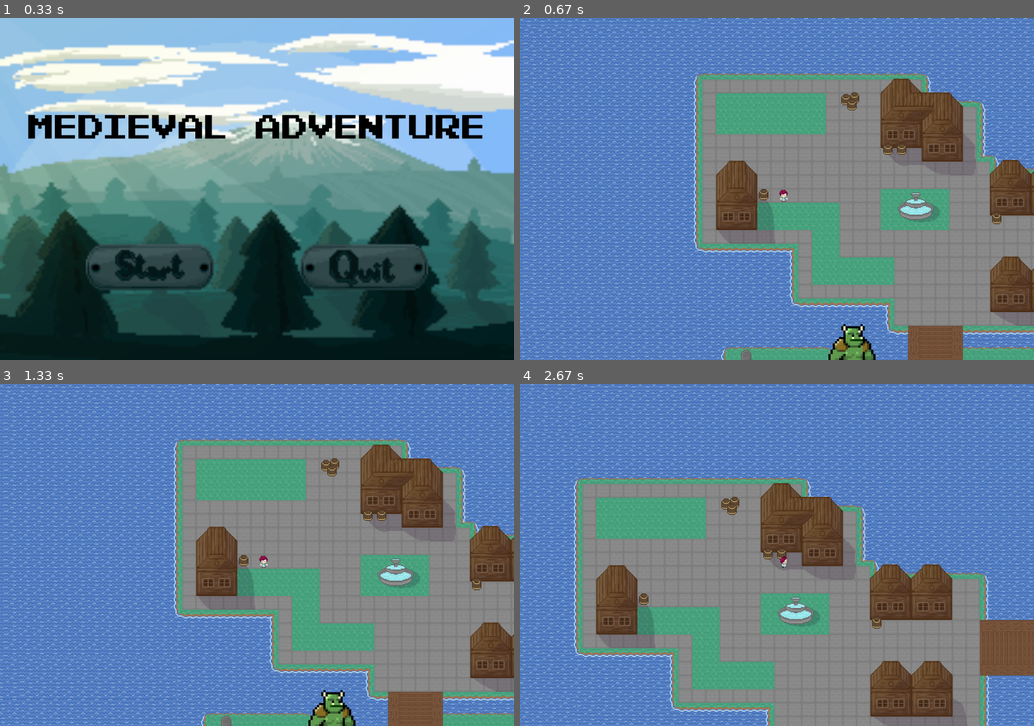
Above: before the commit, frames 1-4 (two rows, left to right).
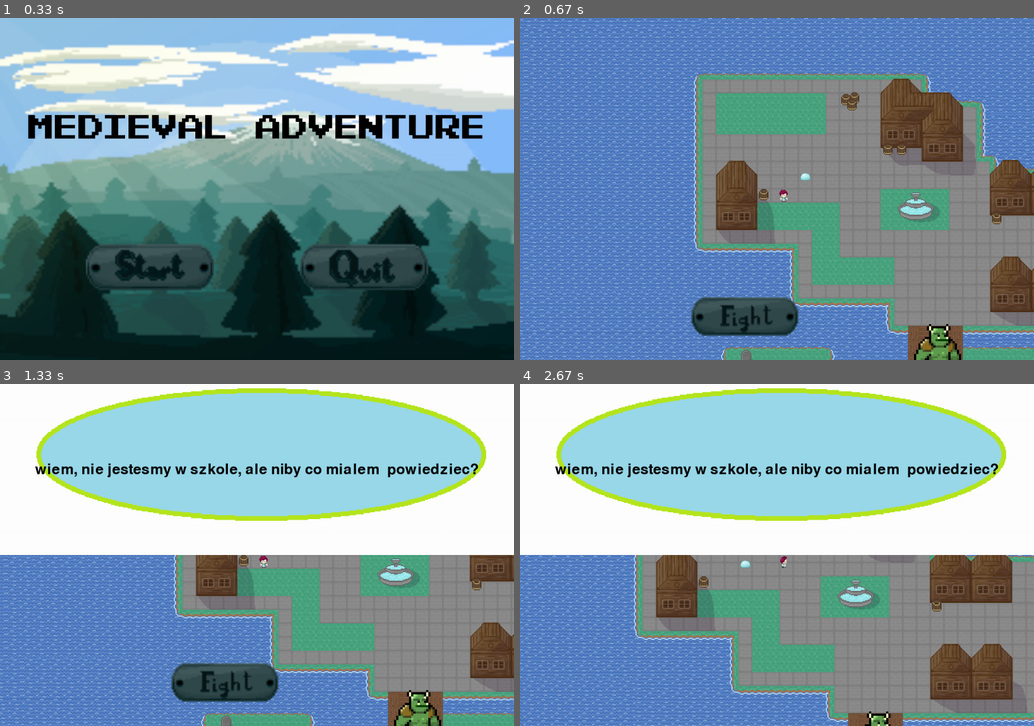
Above: after the commit, the same moments.

Repository: AGH-Narzedzia-Informatyczne-2020-2021/PyGame
Game: pygame game, started from nasza_gra/game.py
Same seed, same stepped clock (60 frames per second), same inputs: the game is played once before the commit and once after it.
Inputs (mouse positions are in pixels of both pictures, inside the frame that each line leads up to):
- Up to frame 1 (0.33 s): no input
- Up to frame 2 (0.67 s): press the mouse at (669, 267) at 0.37 s; move the mouse to (643, 267) at 0.47 s; release the mouse at (617, 271) at 0.6 s
- Up to frame 3 (1.33 s): press the mouse at (236, 688) at 0.7 s; move the mouse to (272, 664) at 0.8 s; release the mouse at (303, 640) at 0.93 s; press the mouse at (236, 688) at 1.03 s; move the mouse to (251, 637) at 1.13 s; release the mouse at (262, 589) at 1.27 s
- Up to frame 4 (2.67 s): hold Right 1.33-1.8 s; hold Up 1.83-2.13 s; hold Right 2.17-2.63 s

Frame 1 is identical in both runs. In frame 2, 3.6% of the frame differs, in the area x 33-86%, y 45-100%; in frame 3, 54%; in frame 4, 81%, in the area x 0-100%, y 0-100%.

Commit message:
dodane dialogi z npc, mocno niepelne

Diff:
--- a/nasza_gra/game.py
+++ b/nasza_gra/game.py
@@ -8,13 +8,13 @@
 
 pygame.init()
 pygame.mixer.init()
-FPS = 30
+FPS = 15
 
 # szerokość i wysokość okna gry
 WINDOW_WIDTH = 1200
 WINDOW_HEIGHT = 800
 
-# robienie sciezek wzglednych
+# robienie sciezek wzglednych i czasami ladowanie
 grafiki = os.path.dirname(__file__)
 muzyka = os.path.dirname(__file__)
 MAINTHEME = os.path.join(muzyka, 'muzyka\intro.mp3')
@@ -31,10 +31,11 @@
 QBUTTON_D = os.path.join(grafiki, 'grafiki\quit_D.png')
 FBUTTON_L = os.path.join(grafiki, 'grafiki\\fight_L.png')
 FBUTTON_D = os.path.join(grafiki, 'grafiki\\fight_D.png')
-mapa_normalna = os.path.join(grafiki, 'grafiki\mapka1.png')
-mapa_krawedzie = os.path.join(grafiki, 'grafiki\mapka1_krawedzie.png')
-m_font = os.path.join(grafiki, 'grafiki\PixelEmulator-xq08.ttf')
+MAPA_NORMALNA = os.path.join(grafiki, 'grafiki\mapka1.png')
+MAPA_KRAWEDZIE = os.path.join(grafiki, 'grafiki\mapka1_krawedzie.png')
+M_FONT = os.path.join(grafiki, 'grafiki\PixelEmulator-xq08.ttf')
 BACKGROUND = pygame.image.load(os.path.join(grafiki, 'grafiki\\backgronud1200x800.png'))
+RAMKA_DIALOGU =  pygame.image.load(os.path.join(grafiki, 'grafiki\\ramka_dialogu.png'))
 
 # OKNO GRY
 SCREEN = pygame.display.set_mode((WINDOW_WIDTH, WINDOW_HEIGHT))
@@ -56,8 +57,8 @@
     return textSurface, textSurface.get_rect()
 
 
-def message_display(text, x, y):  # wyświetlanie wiadomości w grze
-    largeText = pygame.font.SysFont(text, 115)
+def message_display(text, x, y, rozmiar = 115):  # wyświetlanie wiadomości w grze
+    largeText = pygame.font.SysFont(text, rozmiar)
     TextSurf, TextRect = text_objects(text, largeText, BLACK)
     TextRect.center = ((x), (y))
     SCREEN.blit(TextSurf, TextRect)
@@ -99,7 +100,9 @@
             elif action == 'fight':
                 global FIGHT
                 FIGHT = True
-
+            elif action == 'dialog':
+                global NPC
+                NPC = True
     else:
         SCREEN.blit(pygame.image.load(icolor), [x, y])
 
@@ -113,7 +116,7 @@
             whether_exit(event)
 
         SCREEN.blit(BACKGROUND, [0, 0])  # kolor okna gry
-        largeText = pygame.font.Font(m_font, 80)
+        largeText = pygame.font.Font(M_FONT, 80)
         TextSurf, TextRect = text_objects("Medieval Adventure", largeText, BLACK)  # zmienić nazwę jak już wymyślimy
         TextRect.center = ((WINDOW_WIDTH / 2), (WINDOW_HEIGHT - 550))
         SCREEN.blit(TextSurf, TextRect)
@@ -182,7 +185,7 @@
 
 
 # mapa
-mapa = pygame.image.load(mapa_normalna)
+mapa = pygame.image.load(MAPA_NORMALNA)
 mapaX = -350
 mapaY = -300
 krawedzieX = -350
@@ -198,7 +201,7 @@
 
 # przeciwnik
 ENEMY_ICON = pygame.image.load(ENEMY_ICON_png)
-ENEMY_POSITIONS = [[700, 700, 100], [1500, 260, 100]]
+ENEMY_POSITIONS = [[900, 700, 100], [1700, 300, 100]] # x,y,hp
 global ENEMY_NUM
 
 
@@ -248,6 +251,45 @@
                 FIGHT = False
             music_play(BMUSIC, -1)
 
+NPC_1_DIALOG = [
+'czesc, ty jestes ten nowy?',
+'wiem, nie jestesmy w szkole,\
+ ale niby co mialem  powiedziec?']
+
+ # 0 = x, 1 = y, 2 = ikonka, 3 = ktory dialog, 4 = lista tekstow
+NPC_POSITIONS = [   [650, 350, pygame.image.load(os.path.join(grafiki, 'grafiki\slime1.png')), int(0), NPC_1_DIALOG],
+                    [1600, 500, pygame.image.load(os.path.join(grafiki, 'grafiki\slime1.png')), int(0), NPC_1_DIALOG]   ]
+
+NPC_NUM = 0
+def npc():
+    global NPC_NUM
+    for npc in NPC_POSITIONS:
+        npc[0] += mapaX_step
+        npc[1] += mapaY_step
+        SCREEN.blit(npc[2], (npc[0], npc[1]))
+
+        if npc[0] + 50 >= playerX >= npc[0] - 50 and npc[1] + 50 >= playerY >= npc[1] - 50:
+            NPC_NUM = npc
+            button(400, 650, FBUTTON_D, FBUTTON_L, 'dialog')
+
+def dialog():
+    global NPC_NUM
+    SCREEN.blit(RAMKA_DIALOGU, (0, 0))
+    #SCREEN.blit( player_icon, (300, 500))
+    #SCREEN.blit(NPC_NUM[2], (900, 400))
+    message_display(NPC_NUM[4][NPC_NUM[3]], 600, 200, 50)
+
+    MOUSE = pygame.mouse.get_pos()
+    CLICK = pygame.mouse.get_pressed()
+    for event in pygame.event.get():
+        whether_exit(event)
+    if 700 > MOUSE[0] > 500 and 500 > MOUSE[1] > 300: # wspolrzedne niewidzialnego przycisku do przewijania tekstu
+        if CLICK[0] == 1:
+            NPC_NUM[3] += 1
+            print("nacisnales na przycisk?")
+            '''if NPC[3] <= 0:
+                print("jakis warunek")
+                NPC = False'''
 
 # poruszanie "sie"
 def ruch_mapy():
@@ -296,7 +338,7 @@
     player_frame, whether_leave_frame = set_frame(player_frame, player_stand, whether_leave_frame)
 
 
-granica = Image.open(mapa_krawedzie)
+granica = Image.open(MAPA_KRAWEDZIE)
 kolor_granicy = granica.convert("RGB")
 
 
@@ -318,22 +360,24 @@
 
 # PĘTLA GŁówna PROGRAMU
 FIGHT = False
-
+NPC = False
 
 def game_loop():
     music_stop()
     music_play(BMUSIC, -1)
     while True:
-        global mapaX, mapaY, mapaX_step, mapaY_step, FIGHT, krawedzieX, krawedzieY
+        global mapaX, mapaY, mapaX_step, mapaY_step, FIGHT, krawedzieX, krawedzieY, NPC
         CLOCK.tick(FPS)
         if not FIGHT:
             SCREEN.fill(WHITE)
             mapa_wyswietl()
             gracz_wyswietl()
             enemy()
+            npc()
             ruch_mapy()
             granica_mapy()
-            # WALKA
+            if NPC:
+                dialog()
         else:
             music_stop()
             fight()
Binary file added: nasza_gra/grafiki/ramka_dialogu.png
